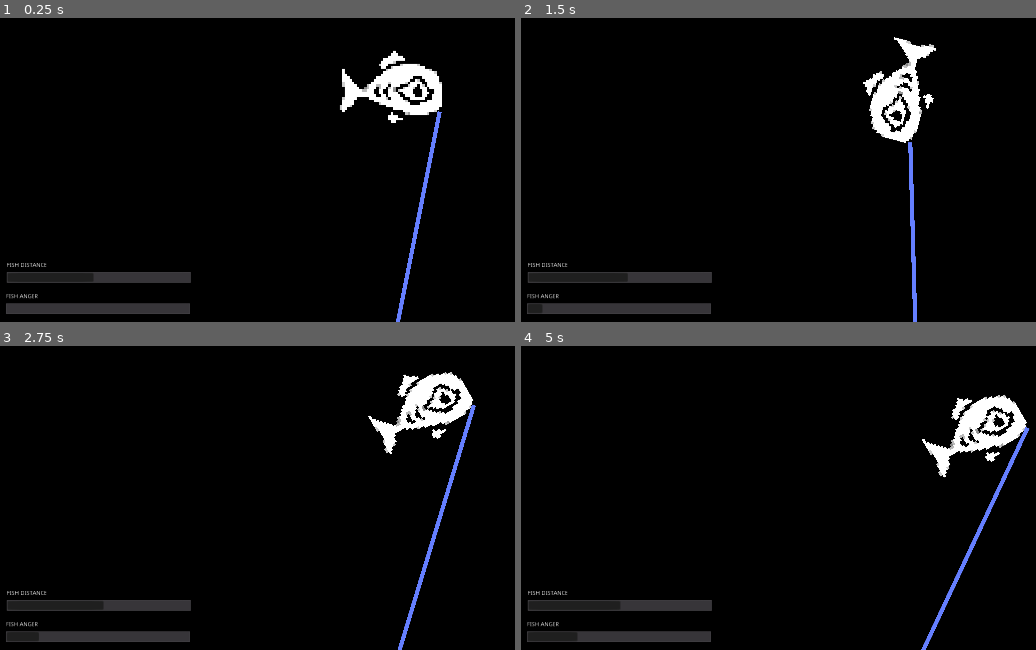
Above: before the commit, frames 1-4 (two rows, left to right).
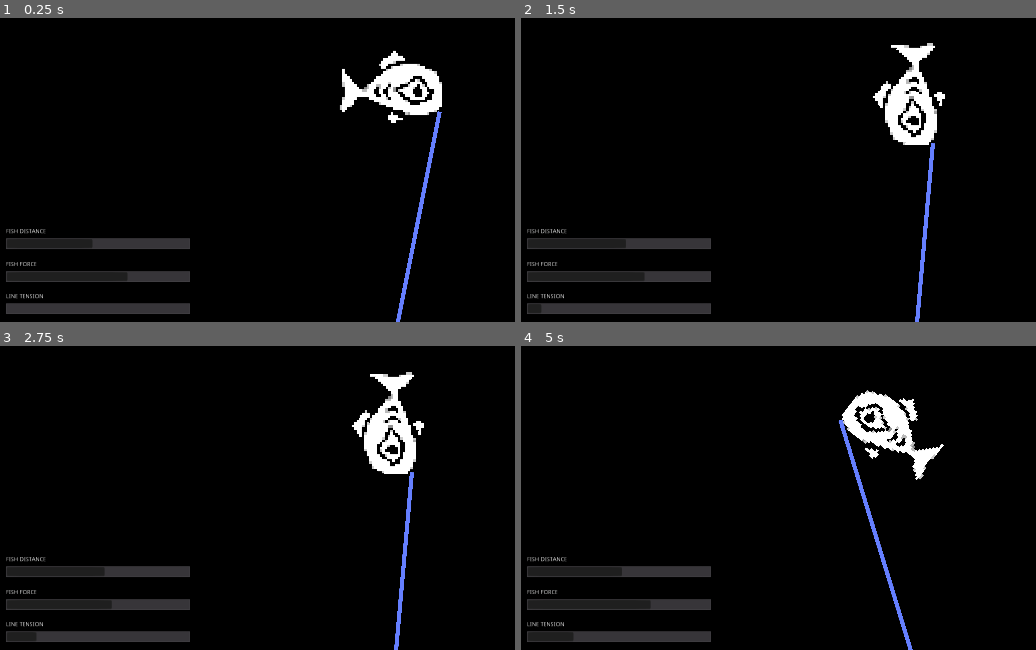
Above: after the commit, the same moments.

Repository: henryTschudy/AnglersDeep
Game: Godot game, scene res://scenes/reel_scene.tscn
Same seed, same stepped clock (60 frames per second), same inputs: the game is played once before the commit and once after it. This scene is started directly instead of the project's main scene.
Inputs (mouse positions are in pixels of both pictures, inside the frame that each line leads up to):
- Up to frame 1 (0.25 s): no input
- Up to frame 2 (1.5 s): tap Enter at 0.5 s; move the mouse to (outside the picture) at 0.52 s; press the mouse at (outside the picture) at 0.53 s; hold D (move_right) 0.53-1.25 s; release the mouse at (outside the picture) at 1.25 s; drag from (757, 118) to (881, 188) at 1.27 s
- Up to frame 3 (2.75 s): move the mouse to (outside the picture) at 2.02 s; press the mouse at (outside the picture) at 2.03 s; hold D (move_right) from 2.03 s (still down)
- Up to frame 4 (5 s): release D (move_right) at 2.75 s; release the mouse at (outside the picture) at 2.75 s; drag from (881, 516) to (680, 358) at 2.77 s; move the mouse to (outside the picture) at 3.52 s; hold A (move_left) 3.53-4.25 s; hold Space (move_stop) 3.53-4.25 s; click (outside the picture) at 3.8 s; drag from (680, 358) to (outside the picture) at 4.27 s

The runs differ from the first frame. In frame 1, 2.0% of the frame differs, in the area x 1-38%, y 69-93%; in frame 2, 4.9%; in frame 3, 6.5%; in frame 4, 7.5%, in the area x 1-99%, y 14-100%.

Commit message:
fish force system added
the fish changes direction too much while trying to reel it in, gotta get that fixed

Diff:
--- a/scenes/reel_scene.tscn
+++ b/scenes/reel_scene.tscn
@@ -32,8 +32,7 @@
 [node name="CollisionPolygon2D" type="CollisionPolygon2D" parent="fish"]
 polygon = PoolVector2Array( -85.1139, -21.8289, -45.7834, -60.0358, -54.7732, -78.3901, -9.07483, -119.219, 30.2557, -9 …(213 unchanged characters)…
 
-[node name="fish_state_timer" type="Timer" parent="fish"]
-wait_time = 5.0
+[node name="fish_force_timer" type="Timer" parent="fish"]
 autostart = true
 __meta__ = {
 "_editor_description_": "sets the speed at which the fish switches between swim and reel mode"
@@ -52,7 +51,7 @@
 "_editor_description_": "Move the points, NOT the whole object, or you will cause issues with the win condition! Position shoud remain at (0,0)."
 }
 
-[node name="fish_anger_bar" type="ProgressBar" parent="."]
+[node name="fish_tension_bar" type="ProgressBar" parent="."]
 margin_left = 17.0
 margin_top = 1033.0
 margin_right = 463.0
@@ -62,21 +61,21 @@
 "_edit_use_anchors_": false
 }
 
-[node name="RichTextLabel" type="RichTextLabel" parent="fish_anger_bar"]
+[node name="RichTextLabel" type="RichTextLabel" parent="fish_tension_bar"]
 margin_left = 1.83778
 margin_top = -20.9996
 margin_right = 152.838
 margin_bottom = -0.999634
-text = "FISH ANGER"
+text = "LINE TENSION"
 __meta__ = {
 "_edit_use_anchors_": false
 }
 
 [node name="fish_distance_bar" type="ProgressBar" parent="."]
-margin_left = 19.0
-margin_top = 958.0
-margin_right = 465.0
-margin_bottom = 988.0
+margin_left = 17.0
+margin_top = 877.0
+margin_right = 463.0
+margin_bottom = 907.0
 percent_visible = false
 __meta__ = {
 "_edit_use_anchors_": false
@@ -91,3 +90,23 @@
 __meta__ = {
 "_edit_use_anchors_": false
 }
+
+[node name="fish_force_bar" type="ProgressBar" parent="."]
+margin_left = 17.0
+margin_top = 956.0
+margin_right = 463.0
+margin_bottom = 986.0
+percent_visible = false
+__meta__ = {
+"_edit_use_anchors_": false
+}
+
+[node name="RichTextLabel" type="RichTextLabel" parent="fish_force_bar"]
+margin_left = 1.83778
+margin_top = -20.9996
+margin_right = 152.838
+margin_bottom = -0.999634
+text = "FISH FORCE"
+__meta__ = {
+"_edit_use_anchors_": false
+}
--- a/scripts/fish.gd
+++ b/scripts/fish.gd
@@ -1,12 +1,19 @@
 extends KinematicBody2D
 
-var FISH_ANGER_INCREMENT = 10
+#var FISH_TENSION_INCREMENT = 10
 var FISH_TURN_SLOWNESS = 5
 var FISH_AWAY_TENDENCY = 0.5 #tendency for the fish to swim away from the line, keep this number pretty low
 var WIN_DISTANCE = 150
 var LOSS_DISTANCE = 1000
+var FISH_FORCE_BASE = 10 #starting number for speed fish tension goes up
+var FISH_FORCE_CHANGE = 1
+var FISH_TENSION_DECAY = 0.1
+var FISH_FORCE_MIN = 0
+var FISH_FORCE_MAX = 15
 
-onready var fish_state_timer = get_node("fish_state_timer")
+var FISH_SPEED_MULT = 20
+
+onready var fish_force_timer = get_node("fish_force_timer")
 onready var fish_swim_timer = get_node("fish_swim_timer")
 onready var line = get_node("../line")
 
@@ -21,7 +28,8 @@
 var fish_direction_target
 var fish_direction
 var fish_speed
-var fish_anger
+var fish_tension
+var fish_force
 
 var fish_escaped = false
 var fish_caught = false
@@ -33,12 +41,14 @@
 
 	hook_offset = Vector2(100, 35)
 	hook_offset_base_y = hook_offset.y
-	fish_state_timer.connect("timeout",self,"on_fish_state_timer_timeout")
+	fish_force_timer.connect("timeout",self,"on_fish_force_timer_timeout")
 	fish_swim_timer.connect("timeout",self,"on_fish_swim_timer_timeout")
 	fish_direction = Vector2(0,0)
 	fish_direction_target = Vector2(0,0)
-	fish_speed = 1
-	fish_anger = 0
+	fish_speed = FISH_SPEED_MULT
+	fish_tension = 0
+
+	fish_force = FISH_FORCE_BASE
 
 	fish_type = "generic_fish"
 
@@ -46,19 +56,22 @@
 #func _process(delta):
 #	pass
 
-func _physics_process(_delta): #incorporate delta, dumpass
-	if reel_state:
-		fish_get_dragged()
-	else:
-		fish_swim()
+func _physics_process(delta): #incorporate delta, dumpass
+	#if reel_state:
+	#	fish_get_dragged()
+	#else:
+	#	fish_swim()
+	fish_swim()
+	fish_tension -= FISH_TENSION_DECAY * delta
 
 func fish_swim():
 	fish_direction = (fish_direction + fish_direction_target/FISH_TURN_SLOWNESS).normalized()
 	move_fish(fish_speed, fish_direction)
 	check_win_loss_condition()
 
-func fish_get_dragged():
-	move_fish(fish_speed, fish_direction)
+#func fish_get_dragged():
+#	move_fish(fish_speed, fish_direction)
+#	check_win_loss_condition()
 	#print(fish_speed)
 
 func move_fish(move_speed, move_direction):
@@ -72,22 +85,28 @@
 	rotation = move_direction.angle()
 	move_and_slide(get_parent().scale.x * move_speed*move_direction)
 
-func on_fish_state_timer_timeout():
-	reel_state = !reel_state
-	if(reel_state):
-		#fish_direction = Vector2(0,0)
-		fish_speed = 0
-		fish_swim_timer.set_paused(true)
-	else:
-		fish_swim_timer.set_paused(false)
+func on_fish_force_timer_timeout():
+	#reel_state = !reel_state
+	#if(reel_state):
+	#	#fish_direction = Vector2(0,0)
+	#	fish_speed = 0
+	#	fish_swim_timer.set_paused(true)
+	#else:
+	#	fish_swim_timer.set_paused(false)
+	fish_force += rand_range(-FISH_FORCE_CHANGE, FISH_FORCE_CHANGE)
+	if (fish_force < FISH_FORCE_MIN):
+		fish_force = FISH_FORCE_MIN
+	elif (fish_force > FISH_FORCE_MAX):
+		fish_force = FISH_FORCE_MAX
 
 func on_fish_swim_timer_timeout():
 	#print(fish_swim_timer.paused)
 	#fish_direction = Vector2( rand_range(0,2)-1, rand_range(0,2)-rand_range(1,3) ).normalized() #tendency to go upward
-	var fish_direction_target_base = ( Vector2(rand_range(-1,1), rand_range(-1,1)) ).normalized()
-	var fish_direction_target_addon = FISH_AWAY_TENDENCY * ( position - line.points[0] ).normalized()
-	fish_direction_target = (fish_direction_target_base + fish_direction_target_addon).normalized()
-	fish_speed = rand_range(50,200)
+	if (!reel_state):
+		var fish_direction_target_base = ( Vector2(rand_range(-1,1), rand_range(-1,1)) ).normalized()
+		var fish_direction_target_addon = FISH_AWAY_TENDENCY * ( position - line.points[0] ).normalized()
+		fish_direction_target = (fish_direction_target_base + fish_direction_target_addon).normalized()
+		fish_speed = fish_force * FISH_SPEED_MULT
 
 func check_win_loss_condition(): #will need to redo this to be more flexible
 	#if (position + hook_offset).x >= screen_size.x || (position + hook_offset).x <= 0:
--- a/scripts/reel_scene_manager.gd
+++ b/scripts/reel_scene_manager.gd
@@ -2,21 +2,23 @@
 
 signal reel_game_over(game_lost, fish_type)
 
-var DRAG_SPEED = 65
-var DRAG_SPEED_SWIM = 45
+#var DRAG_SPEED = 65
+#var DRAG_SPEED_SWIM = 45
+var DRAG_SPEED_MULT = 0.75
 
 #var screen_size = Vector2(0,0)
 
 onready var fishy = get_node("fish")
 onready var line = get_node("line")
-onready var fish_anger_bar = get_node("fish_anger_bar")
+onready var fish_tension_bar = get_node("fish_tension_bar")
+onready var fish_force_bar = get_node("fish_force_bar")
 onready var fish_distance_bar = get_node("fish_distance_bar")
 
 #to make fish swim in the direction it was swimming before reeling in during swim mode
 var fish_prev_direction = Vector2(0,0)
 var fish_prev_speed = 0
 
-var fishy_angry = false
+#var fishy_angry = false
 
 # Called when the node enters the scene tree for the first time.
 func _ready():
@@ -25,44 +27,55 @@
 	fish_distance_bar.min_value = fishy.get_win_distance()
 	fish_distance_bar.max_value = fishy.get_loss_distance()
 
+	fish_force_bar.min_value = fishy.FISH_FORCE_MIN
+	fish_force_bar.max_value = fishy.FISH_FORCE_MAX
+
 # Called every frame. 'delta' is the elapsed time since the previous frame.
 func _process(delta):
 	line.points[1] = fishy.position + fishy.hook_offset.rotated(fishy.fish_direction.angle()) - line.position
 
 	fish_distance_bar.set_value(fishy.get_fish_distance())
+	fish_force_bar.set_value(fishy.fish_force)
 	#print(fish_distance_bar.max_value)
 
-	if fishy_angry:
-		fishy.fish_anger += fishy.FISH_ANGER_INCREMENT * delta
-		fish_anger_bar.set_value(fishy.fish_anger)
-		#print(fishy.fish_anger)
-	if fishy.fish_anger >= fish_anger_bar.max_value || fishy.fish_escaped:
+	if fishy.reel_state:
+		fishy.fish_tension += fishy.fish_force * delta
+		fish_tension_bar.set_value(fishy.fish_tension)
+		#print(fishy.fish_tension)
+	if fishy.fish_tension >= fish_tension_bar.max_value || fishy.fish_escaped:
 		lose_fish_game()
 	elif fishy.fish_caught:
 		win_fish_game()
 
 func _unhandled_input(_event):
 	if Input.is_action_pressed("reel_in"):
-		if fishy.reel_state:
-			fishy.fish_direction = (fishy.position.direction_to(line.points[0] + line.position)).normalized()
-			fishy.fish_speed = DRAG_SPEED
-			#print(line.points[0] + line.global_position)
-			#print("reeling in")
-		else:
-			fish_prev_direction = fishy.fish_direction
-			fish_prev_speed = fishy.fish_speed
-			fishy.fish_direction = (fishy.position.direction_to(line.points[0] + line.position)).normalized()
-			fishy.fish_speed = DRAG_SPEED_SWIM
-			fishy_angry = true
+		#if fishy.reel_state:
+		#	fishy.fish_direction = (fishy.position.direction_to(line.points[0] + line.position)).normalized()
+		#	fishy.fish_speed = DRAG_SPEED
+		#	#print(line.points[0] + line.global_position)
+		#	#print("reeling in")
+		#else:
+		#	fish_prev_direction = fishy.fish_direction
+		#	fish_prev_speed = fishy.fish_speed
+		#	fishy.fish_direction = (fishy.position.direction_to(line.points[0] + line.position)).normalized()
+		#	fishy.fish_speed = DRAG_SPEED_SWIM
+		#	fishy_angry = true
+		fish_prev_direction = fishy.fish_direction
+		fish_prev_speed = fishy.fish_speed
+		fishy.fish_direction = (fishy.position.direction_to(line.points[0] + line.position)).normalized()
+		fishy.fish_speed = DRAG_SPEED_MULT * fishy.fish_speed
+		fishy.reel_state = true
 
 	if Input.is_action_just_released("reel_in"):
-		fishy_angry = false
-		if fishy.reel_state:
-			fishy.fish_speed = 0
-			#print("stop reeling in")
-		else:
-			fishy.fish_direction = fish_prev_direction
-			fishy.fish_speed = fish_prev_speed
+		fishy.reel_state = false
+		#if fishy.reel_state:
+		#	fishy.fish_speed = 0
+		#	#print("stop reeling in")
+		#else:
+		#	fishy.fish_direction = fish_prev_direction
+		#	fishy.fish_speed = fish_prev_speed
+		fishy.fish_direction = fish_prev_direction
+		fishy.fish_speed = fish_prev_speed
 
 func lose_fish_game():
 	print("GAME LOST!!!!!!!!!!!!!!!!!!!!!!!!!!!!!!!!!!!!!!!")
